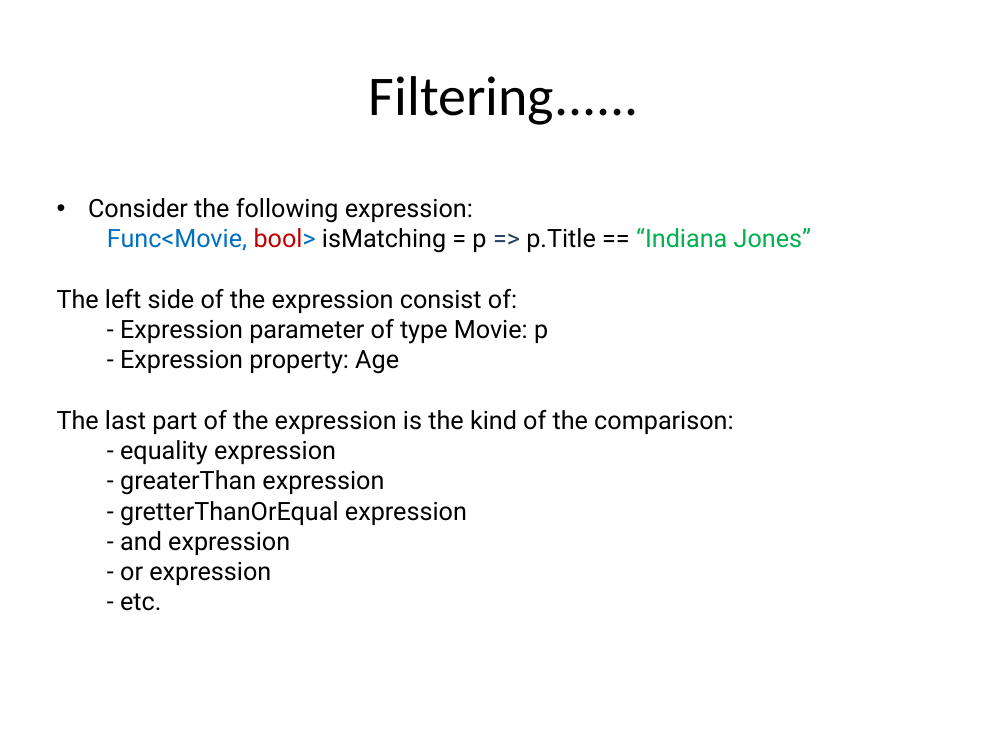
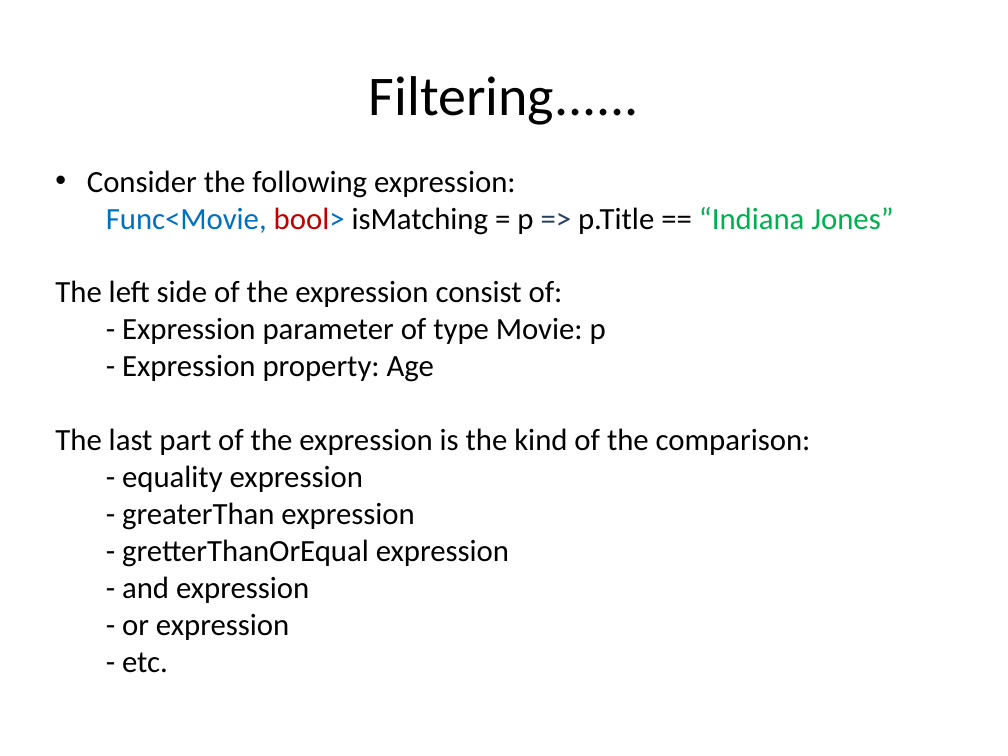
Before and after one commit to hogeschool/Development--Web, a slide deck: slide 40 of Lesson3/lesson3.pptx. Drawn at 1008x756 pixels with LibreOffice and Linux fonts; fonts in the diff are those of the drawing. Boxes give left, top, right and bottom in pixels: in the first picture for what was removed or moved away, otherwise in the second. Text is boxed around its words. In the diff, an @@ line names an element or a change of style, - is before the commit and + after.

```diff
--- a/Lesson3/lesson3.pptx
+++ b/Lesson3/lesson3.pptx
@@ text "Consider the following expression:": place and size @@
-text "Consider the following expression:" at (57, 198, 812, 611)
+text "Consider the following expression:" at (55, 170, 893, 673)
@@ text "Consider the following expression:" at (55, 170, 893, 673): size 18 to 22 pt, font Roboto to Calibri @@
```
Also in this commit, not shown: 16 other slides changed, 5 slides added, 5 slides removed.
